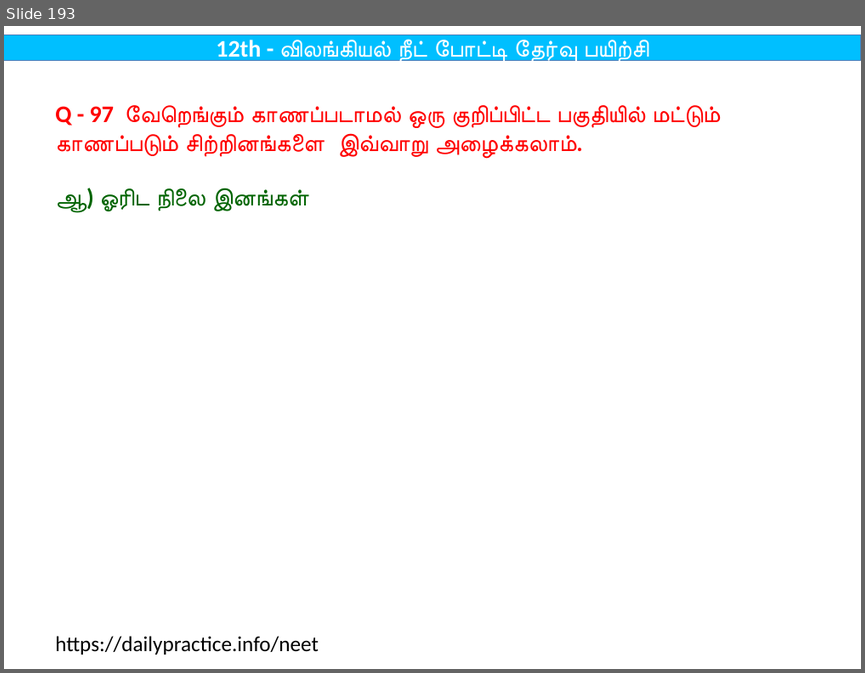
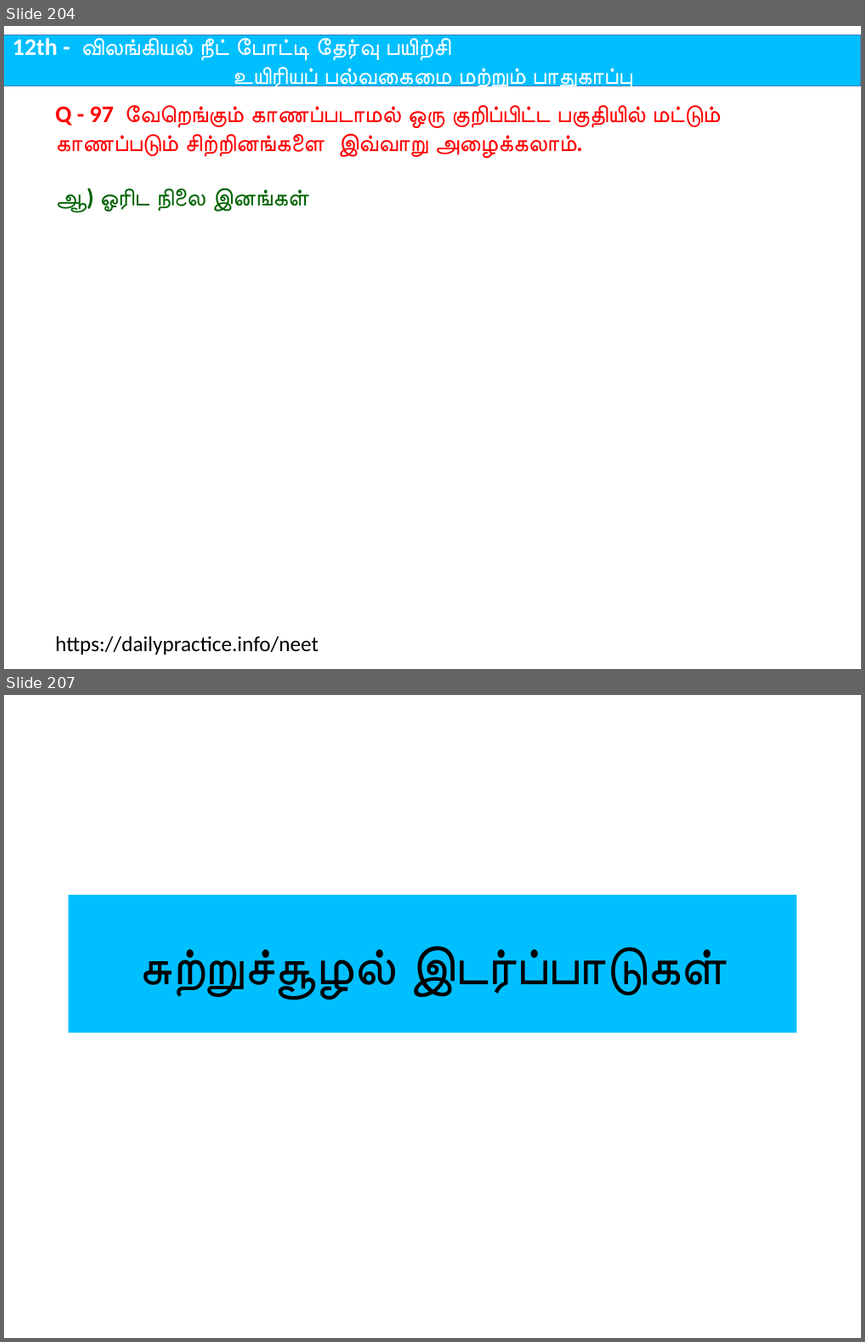
Before and after one commit to tvmani/tvmani.github.io, a slide deck: tamil_biology/12th_Bio_Zoology_Tamil.pptx. Shown one above the other, each under a label of ours: slide 193 before the commit, slides 204 and 207 after it; the slides between them are not shown. The pictures are 865x673 and 865x1342 pixels, drawn with LibreOffice and Linux fonts; fonts in the diff are those of the drawing. Boxes give left, top, right and bottom in pixels: in the first picture for what was removed or moved away, otherwise in the second. Text is boxed around its words. In the diff, an @@ line names an element or a change of style, - is before the commit and + after.

```diff
--- a/tamil_biology/12th_Bio_Zoology_Tamil.pptx
+++ b/tamil_biology/12th_Bio_Zoology_Tamil.pptx
@@ slide 207 added at (x1=4, y1=695, x2=861, y2=1338), background #FFFFFF @@
@@ title added at (x1=69, y1=895, x2=796, y2=1032), fill #00BFFF, 44 pt, text #000000 @@
+சுற்றுச்சூழல் இடர்ப்பாடுகள்
@@ what was slide 193 is now slide 204 @@
@@ slide 204 changed as well @@
@@ rectangle "12th - விலங்கியல் நீட் போட்டி ..." resized from (x1=4, y1=34, x2=861, y2=60) to (x1=4, y1=34, x2=861, y2=86) @@
@@ text in rectangle at (x1=12, y1=38, x2=632, y2=91): text changed @@
-12th - விலங்கியல் நீட் போட்டி தேர்வு பயிற்சி
+12th - விலங்கியல் நீட் போட்டி தேர்வு பயிற்சி
+உயிரியப் பல்வகைமை மற்றும் பாதுகாப்பு
```
Also in this commit, not shown: 218 other slides changed, 11 other slides added, 4 other files.
